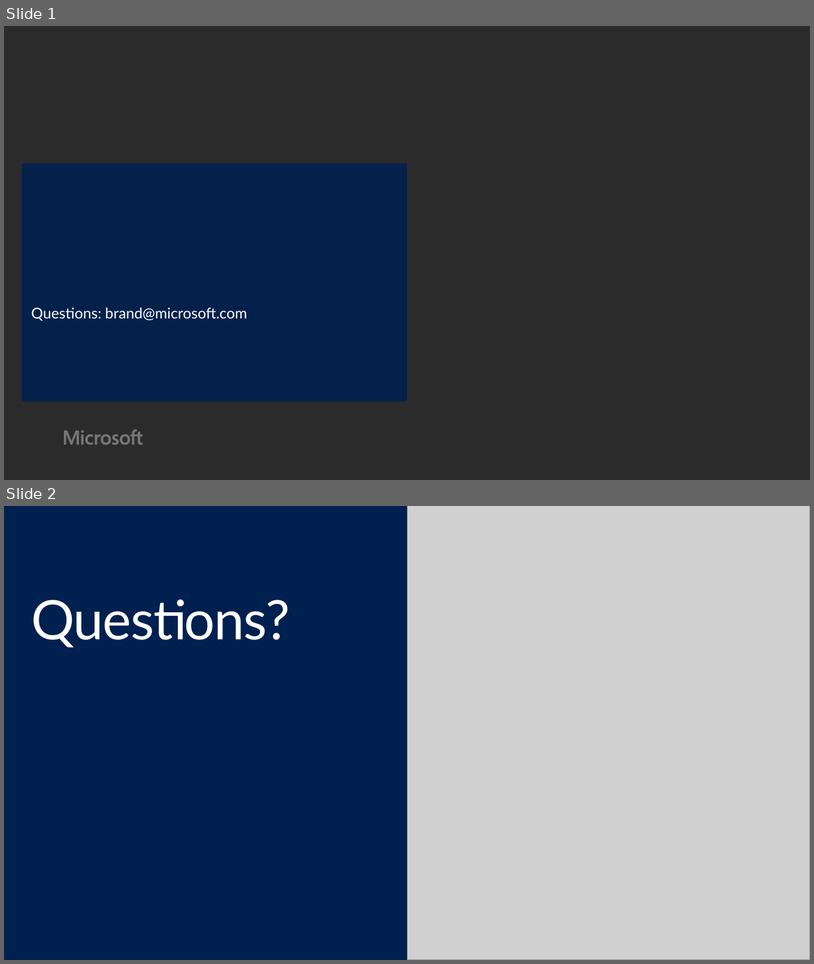
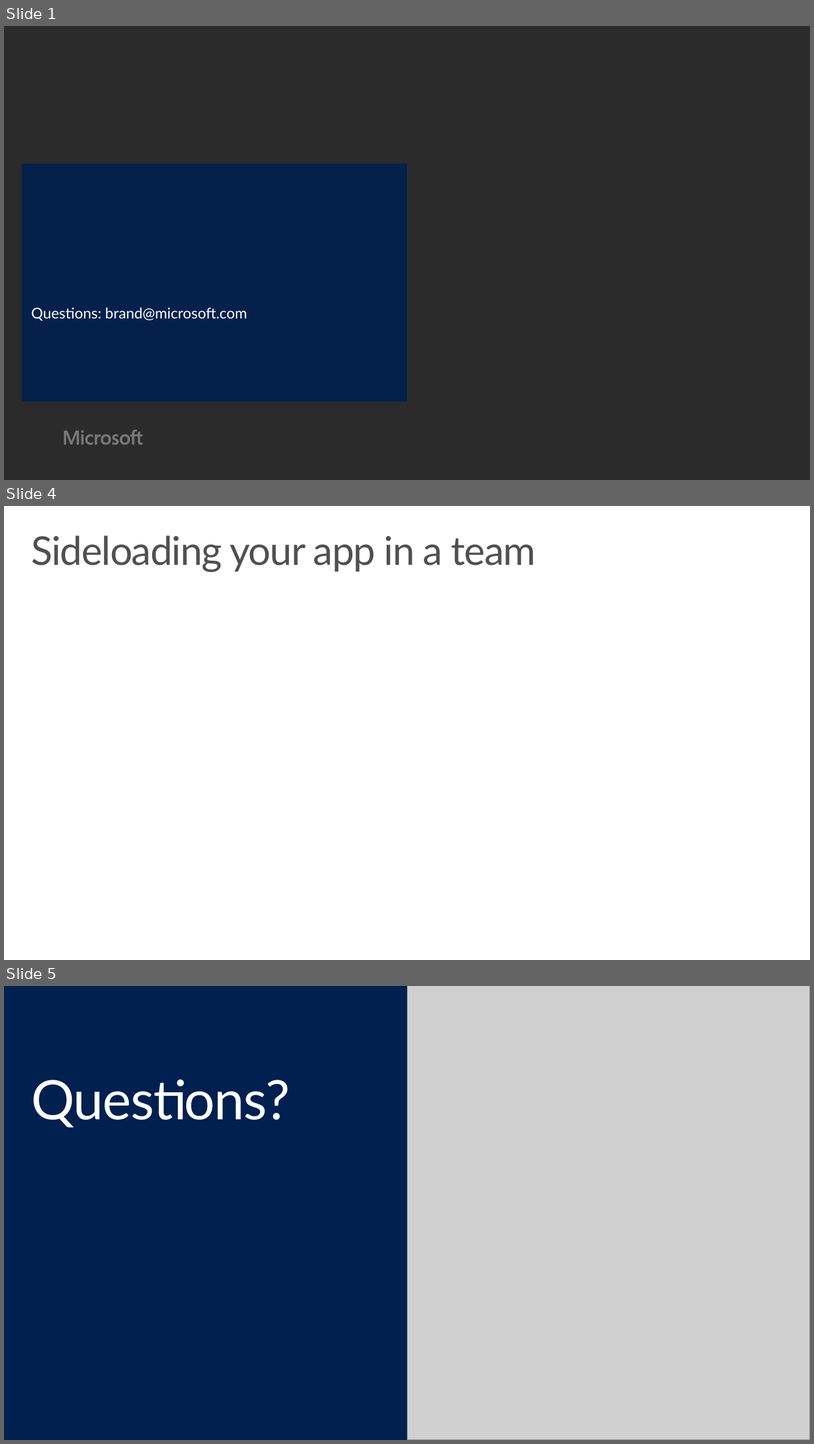
Before and after one commit to hamiltop/EDU-Dev-Bootcamp, a slide deck: Presentation/16-HOL-Teams.pptx. Shown one above the other, each under a label of ours: slides 1 and 2 before the commit, slides 1, 4 and 5 after it; the slides between them are not shown. The pictures are 814x964 and 814x1444 pixels, drawn with LibreOffice and Linux fonts; fonts in the diff are those of the drawing; grey boxes stand for pictures; background and template pictures are left out; a plain dark background stands for a picture behind light text. Boxes give left, top, right and bottom in pixels: in the first picture for what was removed or moved away, otherwise in the second. Text is boxed around its words. In the diff, an @@ line names an element or a change of style, - is before the commit and + after.

```diff
--- a/Presentation/16-HOL-Teams.pptx
+++ b/Presentation/16-HOL-Teams.pptx
@@ slide 4 added at (4,506,810,960), background #FFFFFF @@
@@ title added at (31,535,536,572), 48 pt, text #505050 @@
+Sideloading your app in a team
@@ what was slide 2 is now slide 5 @@
```
Also in this commit, not shown: 2 other slides added, 8 other files.
